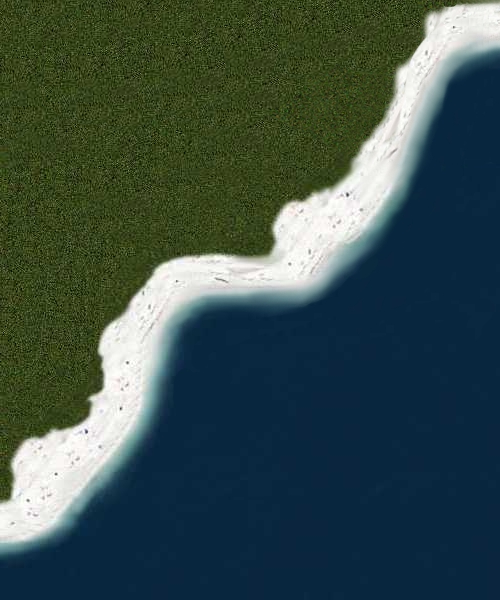
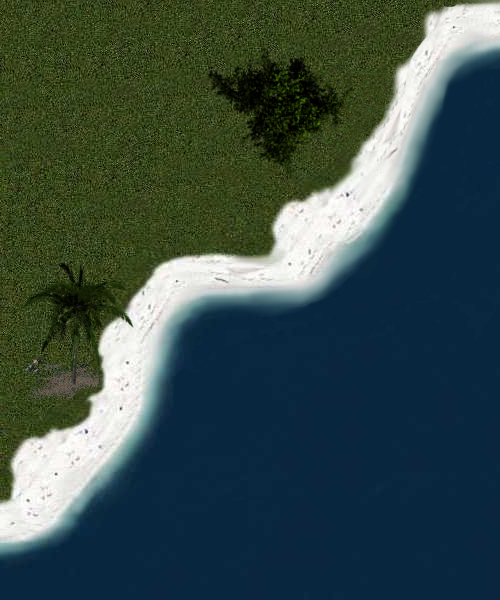
The second 500 × 600 image is a revision of the first. Changes to its layers:
added layer "Clipboard#1" above "Clipboard" over [21, 260, 134, 386]
added layer "Clipboard" above "Clipboard#2" over [207, 47, 356, 176]
added layer "Clipboard#2" above "Background" over [23, 356, 118, 413]
